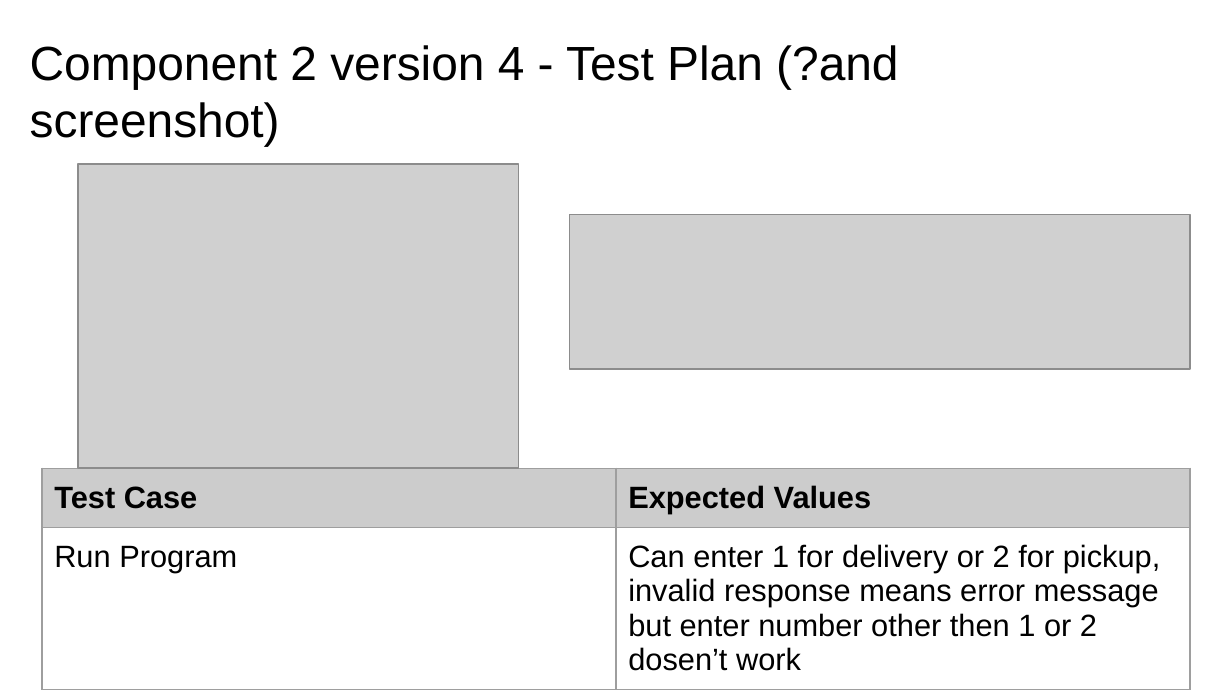
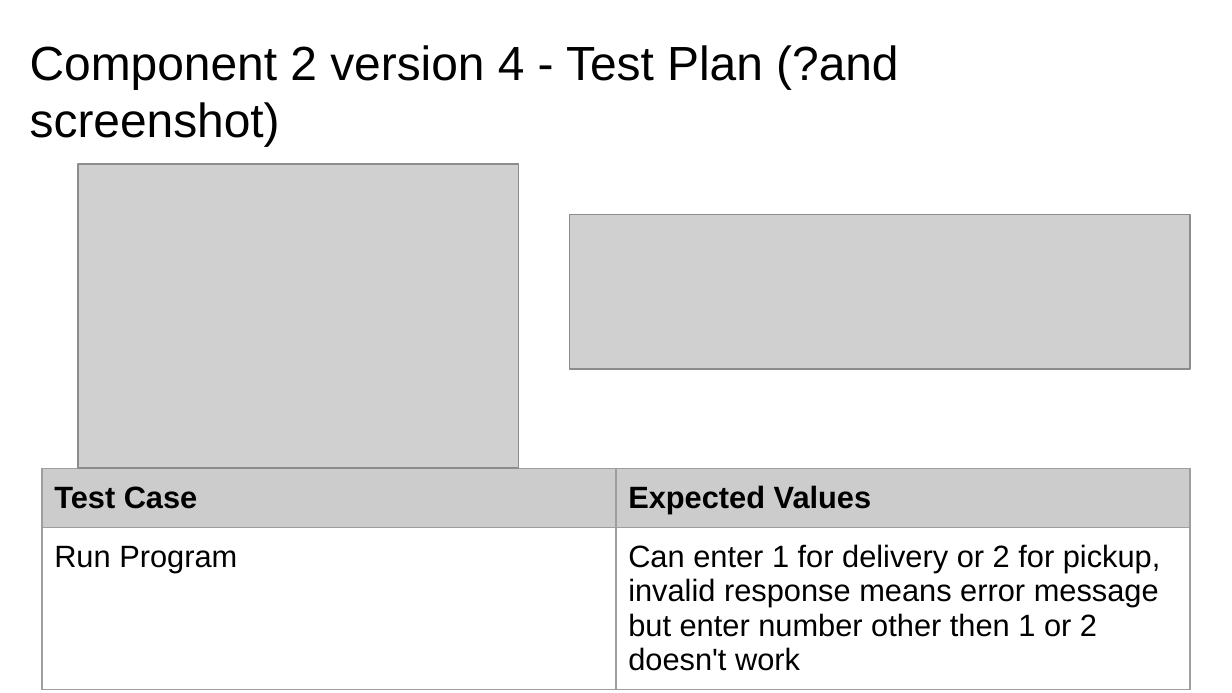
Before and after one commit to randombrunch/Pizza_Bot, a slide deck: slide 12 of 022_91893+_+91897+Documentation.pptx (slide 11 before the commit). Drawn at 1232x693 pixels with LibreOffice and Linux fonts; fonts in the diff are those of the drawing; grey boxes stand for pictures. Boxes give left, top, right and bottom in pixels: in the first picture for what was removed or moved away, otherwise in the second. Text is boxed around its words. In the diff, an @@ line names an element or a change of style, - is before the commit and + after.

```diff
--- a/022_91893+_+91897+Documentation.pptx
+++ b/022_91893+_+91897+Documentation.pptx
@@ table at bbox=[42, 468, 1190, 693] @@
-row 2, column 2: Can enter 1 for delivery or 2 for pickup, invalid response means error message but enter number other then 1 or 2 dosen’t work
+row 2, column 2: Can enter 1 for delivery or 2 for pickup, invalid response means error message but enter number other then 1 or 2 doesn't work
```
Also in this commit, not shown: 3 slides added, 1 other file.
